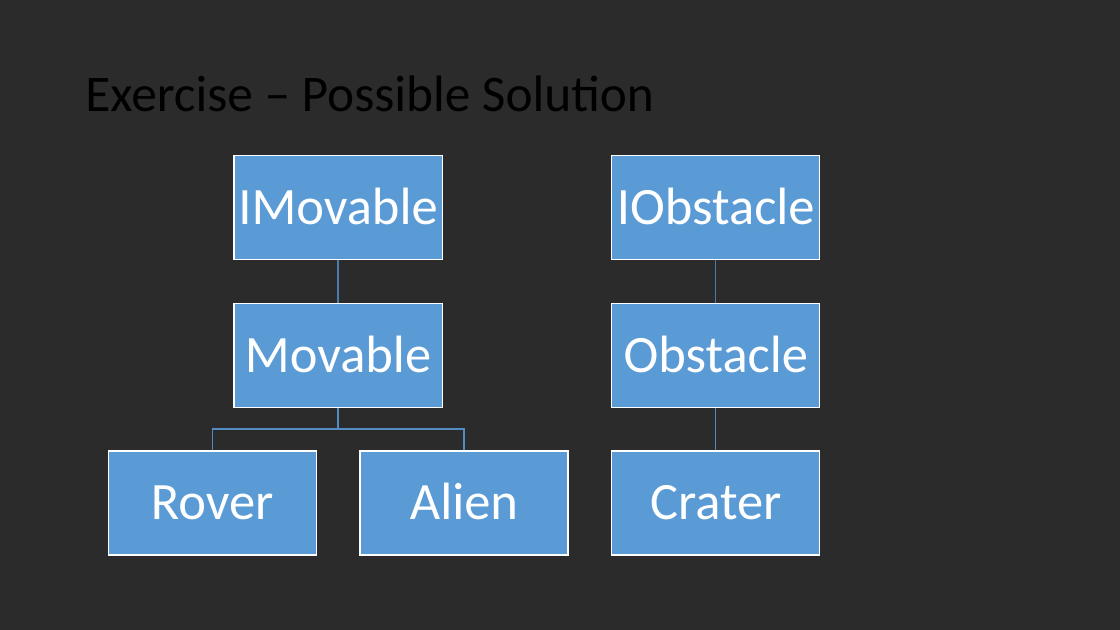
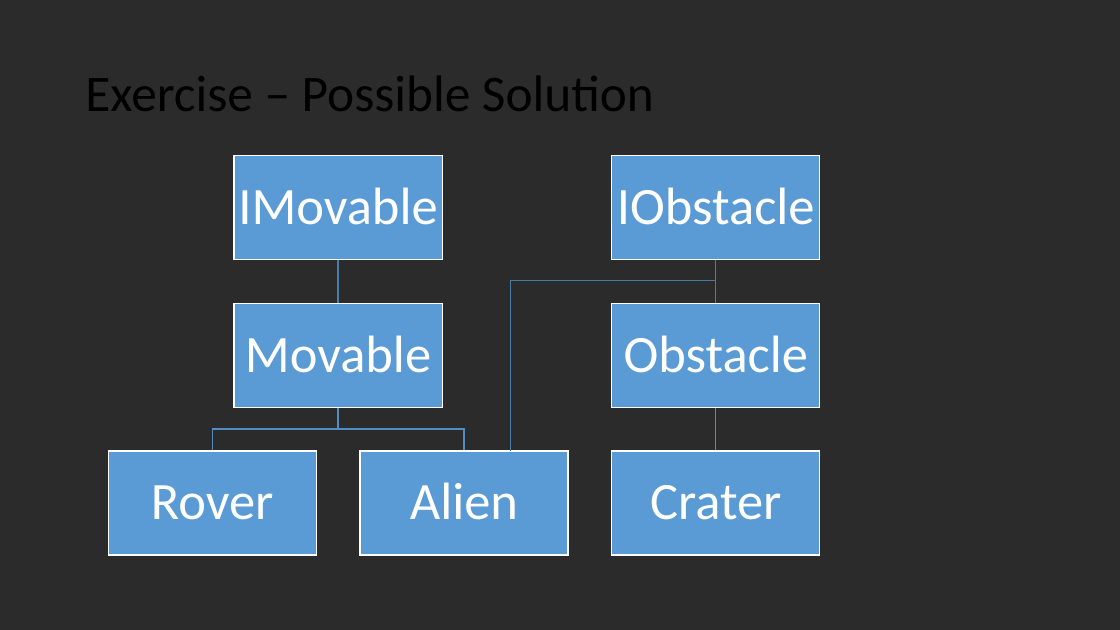
Before and after one commit to PhilipJordan/SOLID, a slide deck: slide 13 of Presentations/LI Redux.pptx. Drawn at 1120x630 pixels with LibreOffice and Linux fonts; fonts in the diff are those of the drawing; background and template pictures are left out; a plain dark background stands for a picture behind light text. Boxes give left, top, right and bottom in pixels: in the first picture for what was removed or moved away, otherwise in the second. Text is boxed around its words. In the diff, an @@ line names an element or a change of style, - is before the commit and + after.

```diff
--- a/Presentations/LI Redux.pptx
+++ b/Presentations/LI Redux.pptx
@@ elbow line added from (715, 281) to (510, 450), #477BA9 1 pt @@
```
Also in this commit, not shown: 1 other slide changed.
